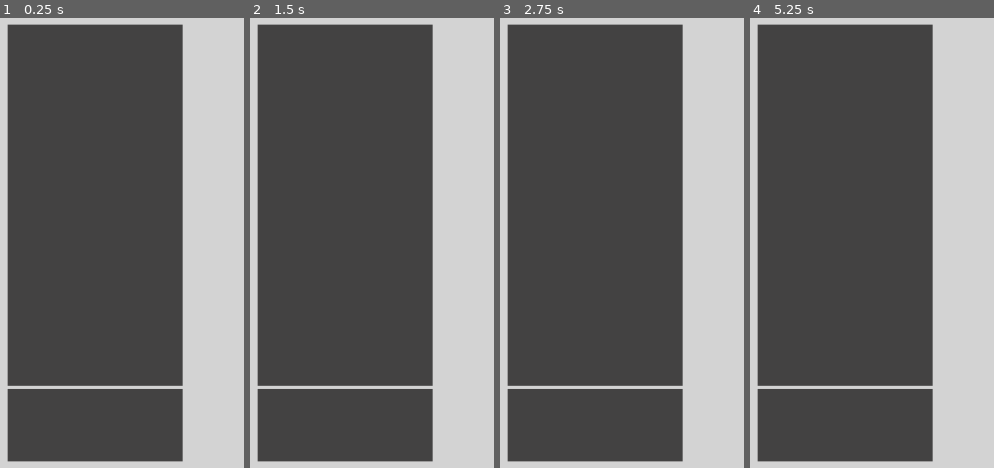
Above: before the commit, frames 1-4 (left to right).
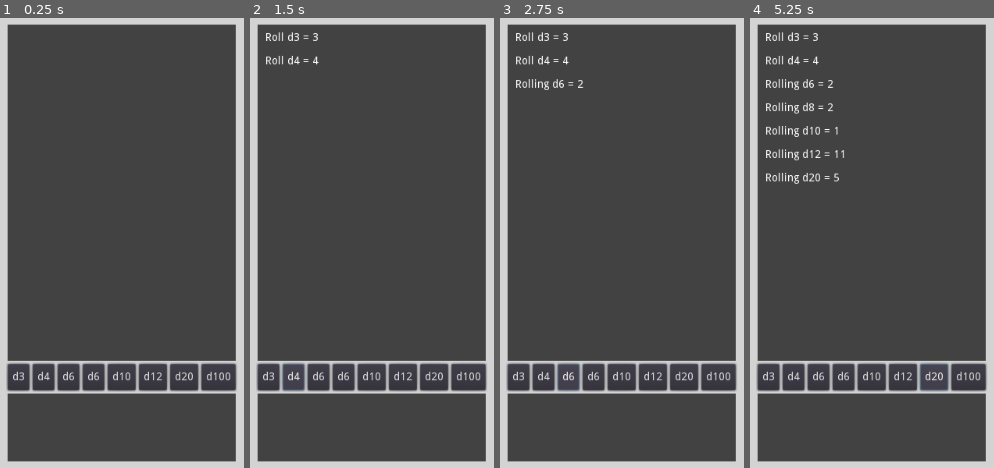
Above: after the commit, the same moments.

Repository: Daniel3dartist/RPG-Virtual-Table
Game: Godot game, scene res://Scenes/Table.tscn
Same seed, same stepped clock (60 frames per second), same inputs: the game is played once before the commit and once after it.
Inputs (mouse positions are in pixels of both pictures, inside the frame that each line leads up to):
- Up to frame 1 (0.25 s): no input
- Up to frame 2 (1.5 s): click (269, 378) at 0.5 s, where only the run after the commit has a clickable "d3"; click (293, 378) at 1.25 s, where only the run after the commit has a clickable "d4"
- Up to frame 3 (2.75 s): click (568, 378) at 2 s, where only the run after the commit has a clickable "d6"
- Up to frame 4 (5.25 s): click (842, 378) at 2.75 s, where only the run after the commit has a clickable "d6"; click (872, 378) at 3.5 s, where only the run after the commit has a clickable "d10"; click (903, 378) at 4.25 s, where only the run after the commit has a clickable "d12"; click (933, 378) at 5 s, where only the run after the commit has a clickable "d20"

The runs differ from the first frame. In frame 1, 24% of the frame differs, in the area x 2-98%, y 1-99%; in frame 2, 24%; in frame 3, 25%; in frame 4, 26%.

Commit message:
Added UI dices buttons on 'chat & rolls' container and maked the input work on chat box

Diff:
--- /dev/null
+++ b/Scenes/D10.tscn
@@ -0,0 +1,17 @@
+[gd_scene format=2]
+
+[node name="d10_b" type="Button"]
+anchor_left = 0.5
+anchor_top = 0.5
+anchor_right = 0.5
+anchor_bottom = 0.5
+margin_left = -119.0
+margin_top = -59.5
+margin_right = 119.0
+margin_bottom = 59.5
+size_flags_horizontal = 3
+size_flags_vertical = 3
+text = "d10"
+__meta__ = {
+"_edit_use_anchors_": false
+}
--- /dev/null
+++ b/Scenes/D100.tscn
@@ -0,0 +1,17 @@
+[gd_scene format=2]
+
+[node name="d100_b" type="Button"]
+anchor_left = 0.5
+anchor_top = 0.5
+anchor_right = 0.5
+anchor_bottom = 0.5
+margin_left = -119.0
+margin_top = -59.5
+margin_right = 119.0
+margin_bottom = 59.5
+size_flags_horizontal = 3
+size_flags_vertical = 3
+text = "d100"
+__meta__ = {
+"_edit_use_anchors_": false
+}
--- /dev/null
+++ b/Scenes/D12.tscn
@@ -0,0 +1,17 @@
+[gd_scene format=2]
+
+[node name="d12_b" type="Button"]
+anchor_left = 0.5
+anchor_top = 0.5
+anchor_right = 0.5
+anchor_bottom = 0.5
+margin_left = -119.0
+margin_top = -59.5
+margin_right = 119.0
+margin_bottom = 59.5
+size_flags_horizontal = 3
+size_flags_vertical = 3
+text = "d12"
+__meta__ = {
+"_edit_use_anchors_": false
+}
--- /dev/null
+++ b/Scenes/D20.tscn
@@ -0,0 +1,17 @@
+[gd_scene format=2]
+
+[node name="d20_b" type="Button"]
+anchor_left = 0.5
+anchor_top = 0.5
+anchor_right = 0.5
+anchor_bottom = 0.5
+margin_left = -119.0
+margin_top = -59.5
+margin_right = 119.0
+margin_bottom = 59.5
+size_flags_horizontal = 3
+size_flags_vertical = 3
+text = "d20"
+__meta__ = {
+"_edit_use_anchors_": false
+}
--- /dev/null
+++ b/Scenes/D3.tscn
@@ -0,0 +1,17 @@
+[gd_scene format=2]
+
+[node name="d3_b" type="Button"]
+anchor_left = 0.5
+anchor_top = 0.5
+anchor_right = 0.5
+anchor_bottom = 0.5
+margin_left = -119.0
+margin_top = -59.5
+margin_right = 119.0
+margin_bottom = 59.5
+size_flags_horizontal = 3
+size_flags_vertical = 3
+text = "d3"
+__meta__ = {
+"_edit_use_anchors_": false
+}
--- /dev/null
+++ b/Scenes/D4.tscn
@@ -0,0 +1,17 @@
+[gd_scene format=2]
+
+[node name="d4_b" type="Button"]
+anchor_left = 0.5
+anchor_top = 0.5
+anchor_right = 0.5
+anchor_bottom = 0.5
+margin_left = -119.0
+margin_top = -59.5
+margin_right = 119.0
+margin_bottom = 59.5
+size_flags_horizontal = 3
+size_flags_vertical = 3
+text = "d4"
+__meta__ = {
+"_edit_use_anchors_": false
+}
--- /dev/null
+++ b/Scenes/D6.tscn
@@ -0,0 +1,17 @@
+[gd_scene format=2]
+
+[node name="d6_b" type="Button"]
+anchor_left = 0.5
+anchor_top = 0.5
+anchor_right = 0.5
+anchor_bottom = 0.5
+margin_left = -119.0
+margin_top = -59.5
+margin_right = 119.0
+margin_bottom = 59.5
+size_flags_horizontal = 3
+size_flags_vertical = 3
+text = "d6"
+__meta__ = {
+"_edit_use_anchors_": false
+}
--- /dev/null
+++ b/Scenes/D8.tscn
@@ -0,0 +1,17 @@
+[gd_scene format=2]
+
+[node name="d8_b" type="Button"]
+anchor_left = 0.5
+anchor_top = 0.5
+anchor_right = 0.5
+anchor_bottom = 0.5
+margin_left = -119.0
+margin_top = -59.5
+margin_right = 119.0
+margin_bottom = 59.5
+size_flags_horizontal = 3
+size_flags_vertical = 3
+text = "d6"
+__meta__ = {
+"_edit_use_anchors_": false
+}
--- a/Scenes/Table.tscn
+++ b/Scenes/Table.tscn
@@ -1,6 +1,14 @@
-[gd_scene load_steps=4 format=2]
+[gd_scene load_steps=12 format=2]
 
 [ext_resource path="res://Scripts/Chat_&_Rolls_Results.gd" type="Script" id=1]
+[ext_resource path="res://Scenes/D3.tscn" type="PackedScene" id=2]
+[ext_resource path="res://Scenes/D4.tscn" type="PackedScene" id=3]
+[ext_resource path="res://Scenes/D6.tscn" type="PackedScene" id=4]
+[ext_resource path="res://Scenes/D8.tscn" type="PackedScene" id=5]
+[ext_resource path="res://Scenes/D10.tscn" type="PackedScene" id=6]
+[ext_resource path="res://Scenes/D12.tscn" type="PackedScene" id=7]
+[ext_resource path="res://Scenes/D100.tscn" type="PackedScene" id=8]
+[ext_resource path="res://Scenes/D20.tscn" type="PackedScene" id=9]
 
 [sub_resource type="StyleBoxFlat" id=1]
 content_margin_left = 10.0
@@ -40,7 +48,7 @@
 "_edit_use_anchors_": false
 }
 
-[node name="VBoxContainer" type="VBoxContainer" parent="Base_UI/Chat_&_Rolls_Results"]
+[node name="Chat_Buttons_ChatInput" type="VBoxContainer" parent="Base_UI/Chat_&_Rolls_Results"]
 anchor_bottom = 1.0
 margin_left = 20.0
 margin_top = 20.0
@@ -50,9 +58,9 @@
 "_edit_use_anchors_": false
 }
 
-[node name="Chat" type="RichTextLabel" parent="Base_UI/Chat_&_Rolls_Results/VBoxContainer"]
-margin_right = 224.0
-margin_bottom = 463.0
+[node name="Chat" type="RichTextLabel" parent="Base_UI/Chat_&_Rolls_Results/Chat_Buttons_ChatInput"]
+margin_right = 292.0
+margin_bottom = 431.0
 size_flags_horizontal = 3
 size_flags_vertical = 3
 custom_styles/normal = SubResource( 1 )
@@ -60,9 +68,100 @@
 bbcode_enabled = true
 scroll_following = true
 
-[node name="Chat_Input" type="TextEdit" parent="Base_UI/Chat_&_Rolls_Results/VBoxContainer"]
-margin_top = 467.0
-margin_right = 224.0
+[node name="Dice_Buttons" type="HBoxContainer" parent="Base_UI/Chat_&_Rolls_Results/Chat_Buttons_ChatInput"]
+margin_top = 435.0
+margin_right = 292.0
+margin_bottom = 469.0
+size_flags_horizontal = 3
+size_flags_vertical = 3
+size_flags_stretch_ratio = 0.08
+__meta__ = {
+"_edit_use_anchors_": false
+}
+
+[node name="d3_b" parent="Base_UI/Chat_&_Rolls_Results/Chat_Buttons_ChatInput/Dice_Buttons" instance=ExtResource( 2 )]
+anchor_left = 0.0
+anchor_top = 0.0
+anchor_right = 0.0
+anchor_bottom = 0.0
+margin_left = 0.0
+margin_top = 0.0
+margin_right = 28.0
+margin_bottom = 34.0
+
+[node name="d4_b" parent="Base_UI/Chat_&_Rolls_Results/Chat_Buttons_ChatInput/Dice_Buttons" instance=ExtResource( 3 )]
+anchor_left = 0.0
+anchor_top = 0.0
+anchor_right = 0.0
+anchor_bottom = 0.0
+margin_left = 32.0
+margin_top = 0.0
+margin_right = 60.0
+margin_bottom = 34.0
+
+[node name="d6_b" parent="Base_UI/Chat_&_Rolls_Results/Chat_Buttons_ChatInput/Dice_Buttons" instance=ExtResource( 4 )]
+anchor_left = 0.0
+anchor_top = 0.0
+anchor_right = 0.0
+anchor_bottom = 0.0
+margin_left = 64.0
+margin_top = 0.0
+margin_right = 92.0
+margin_bottom = 34.0
+
+[node name="d8_b" parent="Base_UI/Chat_&_Rolls_Results/Chat_Buttons_ChatInput/Dice_Buttons" instance=ExtResource( 5 )]
+anchor_left = 0.0
+anchor_top = 0.0
+anchor_right = 0.0
+anchor_bottom = 0.0
+margin_left = 96.0
+margin_top = 0.0
+margin_right = 124.0
+margin_bottom = 34.0
+
+[node name="d10_b" parent="Base_UI/Chat_&_Rolls_Results/Chat_Buttons_ChatInput/Dice_Buttons" instance=ExtResource( 6 )]
+anchor_left = 0.0
+anchor_top = 0.0
+anchor_right = 0.0
+anchor_bottom = 0.0
+margin_left = 128.0
+margin_top = 0.0
+margin_right = 164.0
+margin_bottom = 34.0
+
+[node name="d12_b" parent="Base_UI/Chat_&_Rolls_Results/Chat_Buttons_ChatInput/Dice_Buttons" instance=ExtResource( 7 )]
+anchor_left = 0.0
+anchor_top = 0.0
+anchor_right = 0.0
+anchor_bottom = 0.0
+margin_left = 168.0
+margin_top = 0.0
+margin_right = 204.0
+margin_bottom = 34.0
+
+[node name="d20_b" parent="Base_UI/Chat_&_Rolls_Results/Chat_Buttons_ChatInput/Dice_Buttons" instance=ExtResource( 9 )]
+anchor_left = 0.0
+anchor_top = 0.0
+anchor_right = 0.0
+anchor_bottom = 0.0
+margin_left = 208.0
+margin_top = 0.0
+margin_right = 244.0
+margin_bottom = 34.0
+
+[node name="d100_b" parent="Base_UI/Chat_&_Rolls_Results/Chat_Buttons_ChatInput/Dice_Buttons" instance=ExtResource( 8 )]
+anchor_left = 0.0
+anchor_top = 0.0
+anchor_right = 0.0
+anchor_bottom = 0.0
+margin_left = 248.0
+margin_top = 0.0
+margin_right = 292.0
+margin_bottom = 34.0
+
+[node name="Chat_Input" type="TextEdit" parent="Base_UI/Chat_&_Rolls_Results/Chat_Buttons_ChatInput"]
+margin_top = 473.0
+margin_right = 292.0
 margin_bottom = 560.0
 size_flags_horizontal = 3
 size_flags_vertical = 3
@@ -75,3 +174,11 @@
 __meta__ = {
 "_edit_use_anchors_": false
 }
+[connection signal="pressed" from="Base_UI/Chat_&_Rolls_Results/Chat_Buttons_ChatInput/Dice_Buttons/d3_b" to="." method="_on_d3_b_pressed"]
+[connection signal="pressed" from="Base_UI/Chat_&_Rolls_Results/Chat_Buttons_ChatInput/Dice_Buttons/d4_b" to="." method="_on_d4_b_pressed"]
+[connection signal="pressed" from="Base_UI/Chat_&_Rolls_Results/Chat_Buttons_ChatInput/Dice_Buttons/d6_b" to="." method="_on_d6_b_pressed"]
+[connection signal="pressed" from="Base_UI/Chat_&_Rolls_Results/Chat_Buttons_ChatInput/Dice_Buttons/d8_b" to="." method="_on_d8_b_pressed"]
+[connection signal="pressed" from="Base_UI/Chat_&_Rolls_Results/Chat_Buttons_ChatInput/Dice_Buttons/d10_b" to="." method="_on_d10_b_pressed"]
+[connection signal="pressed" from="Base_UI/Chat_&_Rolls_Results/Chat_Buttons_ChatInput/Dice_Buttons/d12_b" to="." method="_on_d12_b_pressed"]
+[connection signal="pressed" from="Base_UI/Chat_&_Rolls_Results/Chat_Buttons_ChatInput/Dice_Buttons/d20_b" to="." method="_on_d20_b_pressed"]
+[connection signal="pressed" from="Base_UI/Chat_&_Rolls_Results/Chat_Buttons_ChatInput/Dice_Buttons/d100_b" to="." method="_on_d100_b_pressed"]
--- a/Scripts/Chat_&_Rolls_Results.gd
+++ b/Scripts/Chat_&_Rolls_Results.gd
@@ -1,8 +1,8 @@
 extends Control
 
 
-onready var chat = $"Base_UI/Chat_&_Rolls_Results/VBoxContainer/Chat"
-onready var chat_input = $'Base_UI/Chat_&_Rolls_Results/VBoxContainer/Chat_Input'
+onready var chat = $"Base_UI/Chat_&_Rolls_Results/Chat_Buttons_ChatInput/Chat"
+onready var chat_input = $"Base_UI/Chat_&_Rolls_Results/Chat_Buttons_ChatInput/Chat_Input"
 
 
 # Called when the node enters the scene tree for the first time.
@@ -105,3 +105,37 @@
 	d100v = randi() % 100 + 1
 	d100v = 'Rolling d100 = ' + str(d100v)
 	chat.add_text(d100v + '\n\n')
+
+
+
+
+func _on_d3_b_pressed():
+	return rolld3()
+
+
+func _on_d4_b_pressed():
+	return rolld4()
+
+
+func _on_d6_b_pressed():
+	return rolld6()
+
+
+func _on_d8_b_pressed():
+	return rolld8()
+
+
+func _on_d10_b_pressed():
+	return rolld10()
+
+
+func _on_d12_b_pressed():
+	return rolld12()
+
+
+func _on_d20_b_pressed():
+	return rolld20()
+
+
+func _on_d100_b_pressed():
+	return rolld100()
